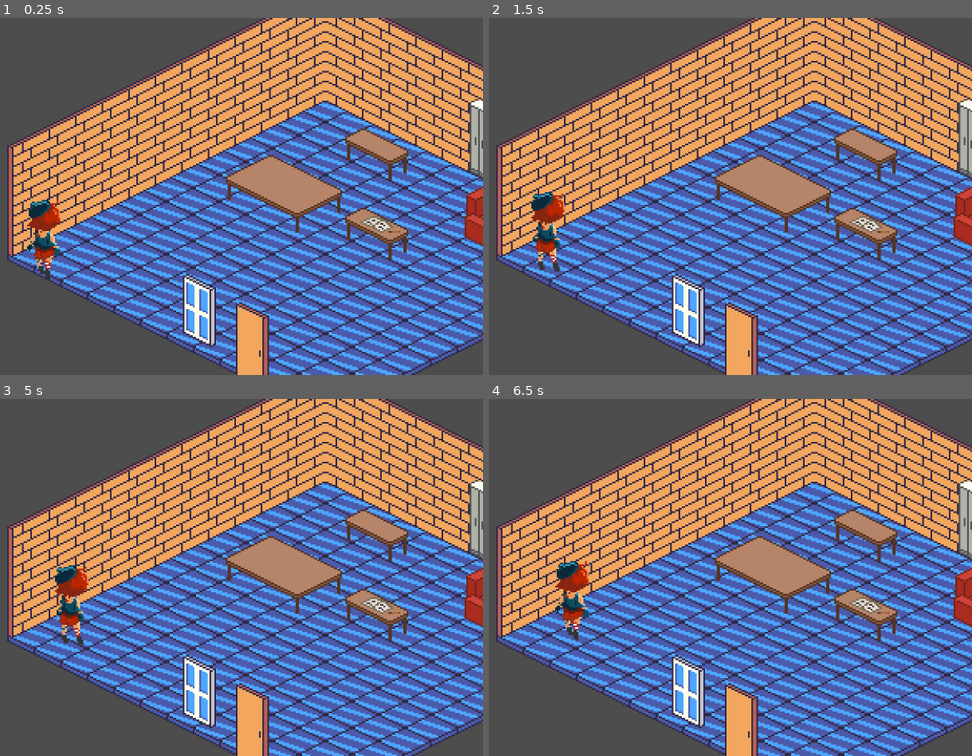
Above: before the commit, frames 1-4 (two rows, left to right).
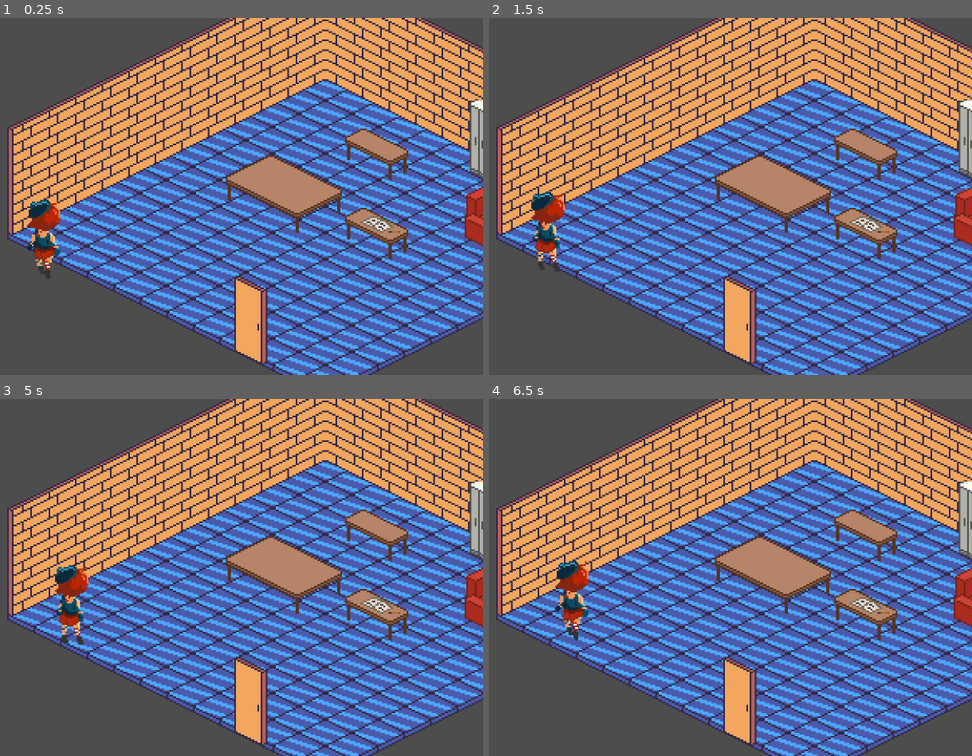
Above: after the commit, the same moments.

Repository: franco594/ProyectoTamaGame
Game: Godot game, scene res://Scenes/Mapa 1 - Entrada.tscn
Two runs of this game, one before a commit and one after it. Both use one fixed random seed, a clock stepped at 60 frames per second and the inputs below.
Inputs:
- Up to frame 1 (0.25 s): no input
- Up to frame 2 (1.5 s): tap Enter at 1.25 s
- Up to frame 3 (5 s): tap Space at 2, 3.5 s; tap Enter at 2.75, 4.25 s
- Up to frame 4 (6.5 s): tap Space at 5.75 s

The runs differ from the first frame. In frame 1, 51% of the frame differs, in the area x 1-100%, y 0-100%; in frame 2, 51%; in frame 3, 51%; in frame 4, 51%.

Commit message:
Arreglando Tilesets

Diff:
--- a/tgp/Scenes/Mapa 1 - Entrada.tscn
+++ b/tgp/Scenes/Mapa 1 - Entrada.tscn
@@ -1,8 +1,7 @@
-[gd_scene load_steps=21 format=4 uid="uid://b1r5hy2a1om5f"]
-
-[ext_resource type="Texture2D" uid="uid://dga547of087h6" path="res://Resources/Casa/TileSet.png" id="1_kwa2v"]
+[gd_scene load_steps=20 format=4 uid="uid://b1r5hy2a1om5f"]
+
+[ext_resource type="Texture2D" uid="uid://dga547of087h6" path="res://Resources/Casa/TileSetCasa.png" id="1_kwa2v"]
 [ext_resource type="Texture2D" uid="uid://ejfc0mi486q4" path="res://Resources/Objetos/TileSetObjects1tile.png" id="3_iwsse"]
-[ext_resource type="Texture2D" uid="uid://dt5mu5og2o6r0" path="res://Resources/Casa/TileSet2.png" id="3_t6hly"]
 [ext_resource type="Texture2D" uid="uid://doji3isbl7jhi" path="res://Resources/Objetos/TileSetObjects2tileH.png" id="4_be64l"]
 [ext_resource type="Texture2D" uid="uid://vars0r6r8sw1" path="res://Resources/Objetos/TileSetObjects2tileV.png" id="5_kn0yj"]
 [ext_resource type="Texture2D" uid="uid://4sf3abv1s8b5" path="res://Resources/Objetos/TileSetObjects4tile.png" id="6_2m5gc"]
@@ -371,37 +370,24 @@
 tile_size = Vector2i(32, 16)
 sources/0 = SubResource("TileSetAtlasSource_c85mw")
 
-[sub_resource type="TileSetAtlasSource" id="TileSetAtlasSource_v2xam"]
-texture = ExtResource("3_t6hly")
+[sub_resource type="TileSetAtlasSource" id="TileSetAtlasSource_ijpbq"]
+texture = ExtResource("1_kwa2v")
 texture_region_size = Vector2i(32, 64)
-0:0/0 = 0
-0:0/0/z_index = 2
-1:0/0 = 0
-1:0/0/z_index = 2
-2:0/0 = 0
-2:0/0/z_index = 2
-3:0/0 = 0
-3:0/0/z_index = 2
-0:1/0 = 0
-0:1/0/z_index = 2
-1:1/0 = 0
-1:1/0/z_index = 2
-2:1/0 = 0
-2:1/0/z_index = 2
-3:1/0 = 0
-3:1/0/z_index = 2
-0:2/0 = 0
-1:2/0 = 0
-2:2/0 = 0
-3:2/0 = 0
-0:3/0 = 0
-1:3/0 = 0
-2:3/0 = 0
-3:3/0 = 0
-3:4/0 = 0
-3:5/0 = 0
-3:6/0 = 0
-3:7/0 = 0
+8:0/0 = 0
+8:0/0/texture_origin = Vector2i(0, -8)
+8:0/0/z_index = 4
+9:0/0 = 0
+9:0/0/texture_origin = Vector2i(0, -8)
+9:0/0/z_index = 4
+10:0/0 = 0
+10:0/0/texture_origin = Vector2i(0, -8)
+10:0/0/z_index = 4
+11:0/0 = 0
+11:0/0/texture_origin = Vector2i(0, -8)
+11:0/0/z_index = 4
+12:0/0 = 0
+12:0/0/texture_origin = Vector2i(0, -8)
+12:0/0/z_index = 4
 
 [sub_resource type="TileSetAtlasSource" id="TileSetAtlasSource_y4fso"]
 texture = ExtResource("3_iwsse")
@@ -688,12 +674,12 @@
 tile_shape = 1
 tile_layout = 5
 tile_size = Vector2i(32, 16)
-sources/2 = SubResource("TileSetAtlasSource_v2xam")
 sources/3 = SubResource("TileSetAtlasSource_y4fso")
 sources/4 = SubResource("TileSetAtlasSource_olpr5")
 sources/5 = SubResource("TileSetAtlasSource_hbjpi")
 sources/6 = SubResource("TileSetAtlasSource_knt2e")
 sources/7 = SubResource("TileSetAtlasSource_73poy")
+sources/0 = SubResource("TileSetAtlasSource_ijpbq")
 
 [sub_resource type="NavigationPolygon" id="NavigationPolygon_c85mw"]
 vertices = PackedVector2Array(398.211, 48.1563, 209.063, 147.656, 23.6328, 47.3203, 210.977, -46.7891)
@@ -709,7 +695,7 @@
 tile_set = SubResource("TileSet_6kdt8")
 
 [node name="Objetos" type="TileMapLayer" parent="."]
-tile_map_data = PackedByteArray("AAAEAPT/AwAIAAIAAAAFAPb/AwAKAAIAAAAGAPb/AwAKAAIAAAAGAPj/BAAAAAAAAAAHAPX/BQAAAAAAAAAKAPf/BgABAAAAAAAFAPv/BwABAAAAAAAJAPv/BAABAAAAAAALAAIAAgAAAAAAABAJAAIAAgADAAEAABA=")
+tile_map_data = PackedByteArray("AAAEAPT/AwAIAAIAAAAFAPb/AwAKAAIAAAAGAPb/AwAKAAIAAAAGAPj/BAAAAAAAAAAHAPX/BQAAAAAAAAAKAPf/BgABAAAAAAAFAPv/BwABAAAAAAAJAPv/BAABAAAAAAAJAAAAAAAIAAAAABA=")
 tile_set = SubResource("TileSet_v2xam")
 
 [node name="CharacterBody2D" parent="." instance=ExtResource("8_c85mw")]
--- a/tgp/Scenes/MapaEntradaPrueba.tscn
+++ b/tgp/Scenes/MapaEntradaPrueba.tscn
@@ -1,28 +1,35 @@
-[gd_scene load_steps=20 format=4 uid="uid://b3se7tem7tbpe"]
-
-[ext_resource type="Texture2D" uid="uid://dga547of087h6" path="res://Resources/Casa/TileSet.png" id="1_442ie"]
+[gd_scene load_steps=19 format=4 uid="uid://b3se7tem7tbpe"]
+
+[ext_resource type="Texture2D" uid="uid://dga547of087h6" path="res://Resources/Casa/TileSetCasa.png" id="1_442ie"]
 [ext_resource type="Texture2D" uid="uid://ejfc0mi486q4" path="res://Resources/Objetos/TileSetObjects1tile.png" id="2_6kf5p"]
 [ext_resource type="Texture2D" uid="uid://doji3isbl7jhi" path="res://Resources/Objetos/TileSetObjects2tileH.png" id="3_uoubr"]
 [ext_resource type="Texture2D" uid="uid://vars0r6r8sw1" path="res://Resources/Objetos/TileSetObjects2tileV.png" id="4_s2skx"]
 [ext_resource type="Texture2D" uid="uid://4sf3abv1s8b5" path="res://Resources/Objetos/TileSetObjects4tile.png" id="5_42jwc"]
 [ext_resource type="Texture2D" uid="uid://iy6jrota8k7j" path="res://Resources/Objetos/TileSetObjects6tile.png" id="6_3bljh"]
-[ext_resource type="Texture2D" uid="uid://dt5mu5og2o6r0" path="res://Resources/Casa/TileSet2.png" id="7_cwssl"]
 
 [sub_resource type="TileSetAtlasSource" id="TileSetAtlasSource_r5ch7"]
 texture = ExtResource("1_442ie")
 texture_region_size = Vector2i(32, 32)
 0:0/0 = 0
+0:0/0/texture_origin = Vector2i(0, -8)
 1:0/0 = 0
+1:0/0/texture_origin = Vector2i(0, -8)
 2:0/0 = 0
+2:0/0/texture_origin = Vector2i(0, -8)
 3:0/0 = 0
+3:0/0/texture_origin = Vector2i(0, -8)
 4:0/0 = 0
 5:0/0 = 0
 6:0/0 = 0
 7:0/0 = 0
 0:1/0 = 0
+0:1/0/texture_origin = Vector2i(0, -8)
 1:1/0 = 0
+1:1/0/texture_origin = Vector2i(0, -8)
 2:1/0 = 0
+2:1/0/texture_origin = Vector2i(0, -8)
 3:1/0 = 0
+3:1/0/texture_origin = Vector2i(0, -8)
 4:1/0 = 0
 5:1/0 = 0
 6:1/0 = 0
@@ -152,116 +159,172 @@
 texture = ExtResource("1_442ie")
 texture_region_size = Vector2i(32, 32)
 4:0/0 = 0
+4:0/0/texture_origin = Vector2i(0, -8)
 4:0/0/z_index = 3
 5:0/0 = 0
+5:0/0/texture_origin = Vector2i(0, -8)
 5:0/0/z_index = 3
 6:0/0 = 0
+6:0/0/texture_origin = Vector2i(0, -8)
 6:0/0/z_index = 3
 7:0/0 = 0
+7:0/0/texture_origin = Vector2i(0, -8)
 7:0/0/z_index = 3
 4:1/0 = 0
+4:1/0/texture_origin = Vector2i(0, -8)
 4:1/0/z_index = 2
 5:1/0 = 0
+5:1/0/texture_origin = Vector2i(0, -8)
 5:1/0/z_index = 2
 6:1/0 = 0
+6:1/0/texture_origin = Vector2i(0, -8)
 6:1/0/z_index = 2
 7:1/0 = 0
+7:1/0/texture_origin = Vector2i(0, -8)
 7:1/0/z_index = 2
 0:2/0 = 0
+0:2/0/texture_origin = Vector2i(0, -8)
 0:2/0/z_index = 3
 1:2/0 = 0
+1:2/0/texture_origin = Vector2i(0, -8)
 1:2/0/z_index = 3
 2:2/0 = 0
+2:2/0/texture_origin = Vector2i(0, -8)
 2:2/0/z_index = 3
 3:2/0 = 0
+3:2/0/texture_origin = Vector2i(0, -8)
 3:2/0/z_index = 3
 4:2/0 = 0
+4:2/0/texture_origin = Vector2i(0, -8)
 4:2/0/z_index = 1
 5:2/0 = 0
+5:2/0/texture_origin = Vector2i(0, -8)
 5:2/0/z_index = 1
 6:2/0 = 0
+6:2/0/texture_origin = Vector2i(0, -8)
 6:2/0/z_index = 1
 7:2/0 = 0
+7:2/0/texture_origin = Vector2i(0, -8)
 7:2/0/z_index = 1
 0:3/0 = 0
+0:3/0/texture_origin = Vector2i(0, -8)
 0:3/0/z_index = 2
 1:3/0 = 0
+1:3/0/texture_origin = Vector2i(0, -8)
 1:3/0/z_index = 2
 2:3/0 = 0
+2:3/0/texture_origin = Vector2i(0, -8)
 2:3/0/z_index = 2
 3:3/0 = 0
+3:3/0/texture_origin = Vector2i(0, -8)
 3:3/0/z_index = 2
 4:3/0 = 0
+4:3/0/texture_origin = Vector2i(0, -8)
 4:3/0/z_index = 3
 5:3/0 = 0
+5:3/0/texture_origin = Vector2i(0, -8)
 5:3/0/z_index = 3
 6:3/0 = 0
+6:3/0/texture_origin = Vector2i(0, -8)
 6:3/0/z_index = 3
 7:3/0 = 0
+7:3/0/texture_origin = Vector2i(0, -8)
 7:3/0/z_index = 3
 0:4/0 = 0
+0:4/0/texture_origin = Vector2i(0, -8)
 0:4/0/z_index = 1
 1:4/0 = 0
+1:4/0/texture_origin = Vector2i(0, -8)
 1:4/0/z_index = 1
 2:4/0 = 0
+2:4/0/texture_origin = Vector2i(0, -8)
 2:4/0/z_index = 1
 3:4/0 = 0
+3:4/0/texture_origin = Vector2i(0, -8)
 3:4/0/z_index = 1
 4:4/0 = 0
+4:4/0/texture_origin = Vector2i(0, -8)
 4:4/0/z_index = 2
 5:4/0 = 0
+5:4/0/texture_origin = Vector2i(0, -8)
 5:4/0/z_index = 2
 6:4/0 = 0
+6:4/0/texture_origin = Vector2i(0, -8)
 6:4/0/z_index = 2
 7:4/0 = 0
+7:4/0/texture_origin = Vector2i(0, -8)
 7:4/0/z_index = 2
 0:5/0 = 0
+0:5/0/texture_origin = Vector2i(0, -8)
 0:5/0/z_index = 3
 1:5/0 = 0
+1:5/0/texture_origin = Vector2i(0, -8)
 1:5/0/z_index = 3
 2:5/0 = 0
+2:5/0/texture_origin = Vector2i(0, -8)
 2:5/0/z_index = 3
 3:5/0 = 0
+3:5/0/texture_origin = Vector2i(0, -8)
 3:5/0/z_index = 3
 4:5/0 = 0
+4:5/0/texture_origin = Vector2i(0, -8)
 4:5/0/z_index = 1
 5:5/0 = 0
+5:5/0/texture_origin = Vector2i(0, -8)
 5:5/0/z_index = 1
 6:5/0 = 0
+6:5/0/texture_origin = Vector2i(0, -8)
 6:5/0/z_index = 1
 7:5/0 = 0
+7:5/0/texture_origin = Vector2i(0, -8)
 7:5/0/z_index = 1
 0:6/0 = 0
+0:6/0/texture_origin = Vector2i(0, -8)
 0:6/0/z_index = 2
 1:6/0 = 0
+1:6/0/texture_origin = Vector2i(0, -8)
 1:6/0/z_index = 2
 2:6/0 = 0
+2:6/0/texture_origin = Vector2i(0, -8)
 2:6/0/z_index = 2
 3:6/0 = 0
+3:6/0/texture_origin = Vector2i(0, -8)
 3:6/0/z_index = 2
 4:6/0 = 0
+4:6/0/texture_origin = Vector2i(0, -8)
 4:6/0/z_index = 2
 5:6/0 = 0
+5:6/0/texture_origin = Vector2i(0, -8)
 5:6/0/z_index = 2
 6:6/0 = 0
+6:6/0/texture_origin = Vector2i(0, -8)
 6:6/0/z_index = 2
 7:6/0 = 0
+7:6/0/texture_origin = Vector2i(0, -8)
 7:6/0/z_index = 2
 0:7/0 = 0
+0:7/0/texture_origin = Vector2i(0, -8)
 0:7/0/z_index = 1
 1:7/0 = 0
+1:7/0/texture_origin = Vector2i(0, -8)
 1:7/0/z_index = 1
 2:7/0 = 0
+2:7/0/texture_origin = Vector2i(0, -8)
 2:7/0/z_index = 1
 3:7/0 = 0
+3:7/0/texture_origin = Vector2i(0, -8)
 3:7/0/z_index = 1
 4:7/0 = 0
+4:7/0/texture_origin = Vector2i(0, -8)
 4:7/0/z_index = 1
 5:7/0 = 0
+5:7/0/texture_origin = Vector2i(0, -8)
 5:7/0/z_index = 1
 6:7/0 = 0
+6:7/0/texture_origin = Vector2i(0, -8)
 6:7/0/z_index = 1
 7:7/0 = 0
+7:7/0/texture_origin = Vector2i(0, -8)
 7:7/0/z_index = 1
 0:8/0 = 0
 1:8/0 = 0
@@ -330,12 +393,16 @@
 8:15/0 = 0
 9:15/0 = 0
 8:7/0 = 0
+8:7/0/texture_origin = Vector2i(0, -8)
 8:7/0/z_index = 1
 8:6/0 = 0
+8:6/0/texture_origin = Vector2i(0, -8)
 8:6/0/z_index = 2
 9:7/0 = 0
+9:7/0/texture_origin = Vector2i(0, -8)
 9:7/0/z_index = 1
 9:6/0 = 0
+9:6/0/texture_origin = Vector2i(0, -8)
 9:6/0/z_index = 2
 
 [sub_resource type="TileSet" id="TileSet_uoubr"]
@@ -344,85 +411,166 @@
 tile_size = Vector2i(32, 16)
 sources/0 = SubResource("TileSetAtlasSource_6kf5p")
 
+[sub_resource type="TileSetAtlasSource" id="TileSetAtlasSource_5wd6l"]
+texture = ExtResource("1_442ie")
+texture_region_size = Vector2i(32, 64)
+8:0/0 = 0
+8:0/0/texture_origin = Vector2i(0, -4)
+8:0/0/z_index = 4
+9:0/0 = 0
+9:0/0/texture_origin = Vector2i(0, -4)
+9:0/0/z_index = 4
+10:0/0 = 0
+10:0/0/texture_origin = Vector2i(0, -4)
+10:0/0/z_index = 4
+11:0/0 = 0
+11:0/0/texture_origin = Vector2i(0, -4)
+11:0/0/z_index = 4
+12:0/0 = 0
+12:0/0/texture_origin = Vector2i(0, -4)
+12:0/0/z_index = 4
+
+[sub_resource type="TileSet" id="TileSet_pwuno"]
+tile_shape = 1
+tile_layout = 5
+tile_size = Vector2i(32, 16)
+sources/1 = SubResource("TileSetAtlasSource_5wd6l")
+
 [sub_resource type="TileSetAtlasSource" id="TileSetAtlasSource_0asgj"]
 texture = ExtResource("2_6kf5p")
 texture_region_size = Vector2i(32, 32)
 0:0/0 = 0
+0:0/0/texture_origin = Vector2i(0, 4)
+0:0/0/z_index = 4
 1:0/0 = 0
+1:0/0/texture_origin = Vector2i(0, 4)
+1:0/0/z_index = 4
 2:0/0 = 0
+2:0/0/texture_origin = Vector2i(0, 4)
+2:0/0/z_index = 4
 3:0/0 = 0
+3:0/0/texture_origin = Vector2i(0, 4)
+3:0/0/z_index = 4
 4:0/0 = 0
+4:0/0/texture_origin = Vector2i(0, 4)
+4:0/0/z_index = 4
 5:0/0 = 0
+5:0/0/texture_origin = Vector2i(0, 4)
+5:0/0/z_index = 4
 0:1/0 = 0
+0:1/0/texture_origin = Vector2i(0, 4)
+0:1/0/z_index = 4
 1:1/0 = 0
+1:1/0/texture_origin = Vector2i(0, 4)
+1:1/0/z_index = 4
 2:1/0 = 0
+2:1/0/texture_origin = Vector2i(0, 4)
+2:1/0/z_index = 4
 3:1/0 = 0
+3:1/0/texture_origin = Vector2i(0, 4)
+3:1/0/z_index = 4
+0:2/0 = 0
+0:2/0/texture_origin = Vector2i(0, 4)
+0:2/0/z_index = 4
+0:3/0 = 0
+0:3/0/texture_origin = Vector2i(0, 4)
+0:3/0/z_index = 4
+1:3/0 = 0
+1:3/0/texture_origin = Vector2i(0, 4)
+1:3/0/z_index = 4
+2:3/0 = 0
+2:3/0/texture_origin = Vector2i(0, 4)
+2:3/0/z_index = 4
+3:3/0 = 0
+3:3/0/texture_origin = Vector2i(0, 4)
+3:3/0/z_index = 4
+0:4/0 = 0
+0:4/0/texture_origin = Vector2i(0, 4)
+0:4/0/z_index = 4
+2:4/0 = 0
+2:4/0/texture_origin = Vector2i(0, 4)
+2:4/0/z_index = 4
+3:4/0 = 0
+3:4/0/texture_origin = Vector2i(0, 4)
+3:4/0/z_index = 4
+4:4/0 = 0
+4:4/0/texture_origin = Vector2i(0, 4)
+4:4/0/z_index = 4
+5:4/0 = 0
+5:4/0/texture_origin = Vector2i(0, 4)
+5:4/0/z_index = 4
+6:4/0 = 0
+6:4/0/texture_origin = Vector2i(0, 4)
+6:4/0/z_index = 4
+1:5/0 = 0
+1:5/0/texture_origin = Vector2i(0, 4)
+1:5/0/z_index = 4
+2:5/0 = 0
+2:5/0/texture_origin = Vector2i(0, 4)
+2:5/0/z_index = 4
+3:5/0 = 0
+3:5/0/texture_origin = Vector2i(0, 4)
+3:5/0/z_index = 4
+0:6/0 = 0
+0:6/0/texture_origin = Vector2i(0, 4)
+0:6/0/z_index = 4
+0:7/0 = 0
+0:7/0/texture_origin = Vector2i(0, 4)
+0:7/0/z_index = 4
+1:7/0 = 0
+1:7/0/texture_origin = Vector2i(0, 4)
+1:7/0/z_index = 4
+6:2/0 = 0
+6:2/0/texture_origin = Vector2i(0, 4)
+6:2/0/z_index = 4
+6:3/0 = 0
+6:3/0/texture_origin = Vector2i(0, 4)
+6:3/0/z_index = 4
+5:3/0 = 0
+5:3/0/texture_origin = Vector2i(0, 4)
+5:3/0/z_index = 4
+5:2/0 = 0
+5:2/0/texture_origin = Vector2i(0, 4)
+5:2/0/z_index = 4
+4:3/0 = 0
+4:3/0/texture_origin = Vector2i(0, 4)
+4:3/0/z_index = 4
+4:2/0 = 0
+4:2/0/texture_origin = Vector2i(0, 4)
+4:2/0/z_index = 4
+3:2/0 = 0
+3:2/0/texture_origin = Vector2i(0, 4)
+3:2/0/z_index = 4
+2:2/0 = 0
+2:2/0/texture_origin = Vector2i(0, 4)
+2:2/0/z_index = 4
+1:2/0 = 0
+1:2/0/texture_origin = Vector2i(0, 4)
+1:2/0/z_index = 4
+1:4/0 = 0
+1:4/0/texture_origin = Vector2i(0, 4)
+1:4/0/z_index = 4
+1:6/0 = 0
+1:6/0/texture_origin = Vector2i(0, 4)
+1:6/0/z_index = 4
+6:0/0 = 0
+6:0/0/texture_origin = Vector2i(0, 4)
+6:0/0/z_index = 4
+7:0/0 = 0
+7:0/0/texture_origin = Vector2i(0, 4)
+7:0/0/z_index = 4
 4:1/0 = 0
+4:1/0/texture_origin = Vector2i(0, 4)
+4:1/0/z_index = 4
 5:1/0 = 0
-0:2/0 = 0
-8:2/0 = 0
-10:2/0 = 0
-0:3/0 = 0
-1:3/0 = 0
-2:3/0 = 0
-3:3/0 = 0
-8:3/0 = 0
-10:3/0 = 0
-0:4/0 = 0
-2:4/0 = 0
-3:4/0 = 0
-4:4/0 = 0
-5:4/0 = 0
-6:4/0 = 0
-8:4/0 = 0
-10:4/0 = 0
-0:5/0 = 0
-1:5/0 = 0
-2:5/0 = 0
-3:5/0 = 0
-4:5/0 = 0
-5:5/0 = 0
-6:5/0 = 0
-8:5/0 = 0
-10:5/0 = 0
-0:6/0 = 0
-3:6/0 = 0
-4:6/0 = 0
-0:7/0 = 0
-1:7/0 = 0
-2:7/0 = 0
-3:7/0 = 0
-4:7/0 = 0
-1:8/0 = 0
-1:9/0 = 0
-1:10/0 = 0
-2:10/0 = 0
-3:10/0 = 0
-12:10/0 = 0
-1:11/0 = 0
-2:11/0 = 0
-3:11/0 = 0
-12:11/0 = 0
-0:12/0 = 0
-7:12/0 = 0
-0:13/0 = 0
-7:13/0 = 0
-0:14/0 = 0
-7:14/0 = 0
-0:15/0 = 0
-7:15/0 = 0
+5:1/0/texture_origin = Vector2i(0, 4)
+5:1/0/z_index = 4
 6:1/0 = 0
-6:2/0 = 0
-6:3/0 = 0
-5:3/0 = 0
-5:2/0 = 0
-4:3/0 = 0
-4:2/0 = 0
-3:2/0 = 0
-2:2/0 = 0
-1:2/0 = 0
-1:4/0 = 0
-1:6/0 = 0
+6:1/0/texture_origin = Vector2i(0, 4)
+6:1/0/z_index = 4
+7:1/0 = 0
+7:1/0/texture_origin = Vector2i(0, 4)
+7:1/0/z_index = 4
 
 [sub_resource type="TileSetAtlasSource" id="TileSetAtlasSource_yy2m0"]
 texture = ExtResource("3_uoubr")
@@ -580,64 +728,7 @@
 sources/3 = SubResource("TileSetAtlasSource_qwhb6")
 sources/4 = SubResource("TileSetAtlasSource_v10c1")
 
-[sub_resource type="TileSetAtlasSource" id="TileSetAtlasSource_wqxc7"]
-texture = ExtResource("7_cwssl")
-texture_region_size = Vector2i(32, 64)
-0:0/0 = 0
-0:0/0/z_index = 2
-1:0/0 = 0
-1:0/0/z_index = 2
-2:0/0 = 0
-2:0/0/z_index = 2
-3:0/0 = 0
-3:0/0/z_index = 2
-4:0/0 = 0
-5:0/0 = 0
-6:0/0 = 0
-7:0/0 = 0
-0:1/0 = 0
-0:1/0/z_index = 2
-1:1/0 = 0
-1:1/0/z_index = 2
-2:1/0 = 0
-2:1/0/z_index = 2
-3:1/0 = 0
-3:1/0/z_index = 2
-4:1/0 = 0
-5:1/0 = 0
-6:1/0 = 0
-7:1/0 = 0
-0:2/0 = 0
-1:2/0 = 0
-2:2/0 = 0
-3:2/0 = 0
-4:2/0 = 0
-5:2/0 = 0
-6:2/0 = 0
-7:2/0 = 0
-0:3/0 = 0
-1:3/0 = 0
-2:3/0 = 0
-3:3/0 = 0
-4:3/0 = 0
-5:3/0 = 0
-6:3/0 = 0
-7:3/0 = 0
-6:4/0 = 0
-7:4/0 = 0
-6:5/0 = 0
-7:5/0 = 0
-6:6/0 = 0
-7:6/0 = 0
-6:7/0 = 0
-
-[sub_resource type="TileSet" id="TileSet_pwuno"]
-tile_shape = 1
-tile_layout = 5
-tile_size = Vector2i(32, 16)
-sources/0 = SubResource("TileSetAtlasSource_wqxc7")
-
-[node name="TileMapLayer" type="TileMapLayer"]
+[node name="Floor" type="TileMapLayer"]
 tile_map_data = PackedByteArray("AAABAAAAAAACAAEAAAACAAAAAAACAAEAAAADAAAAAAACAAEAAAAEAAAAAAACAAEAAAAFAAAAAAACAAEAAAAGAA …(496 unchanged characters)…
 tile_set = SubResource("TileSet_wwmh0")
 
@@ -645,10 +736,10 @@
 tile_map_data = PackedByteArray("AAABAAAAAAAAAAQAAAABAP//AAAAAAQAAAABAP7/AAAAAAQAAAABAP3/AAAAAAQAAAABAPz/AAAAAAQAAAABAP …(448 unchanged characters)…
 tile_set = SubResource("TileSet_uoubr")
 
+[node name="Puertas" type="TileMapLayer" parent="."]
+tile_map_data = PackedByteArray("AAADAP//AQAKAAAAABADAPn/AQAKAAAAABA=")
+tile_set = SubResource("TileSet_pwuno")
+
 [node name="Objetos" type="TileMapLayer" parent="."]
-tile_map_data = PackedByteArray("AAABAPv/AgACAAAAAAAAAPz/AwABAAAAAAAFAAAAAQACAAIAABABAAAAAAAAAAAAAAA=")
+tile_map_data = PackedByteArray("AAABAPv/AAAGAAAAABAGAPv/AAAHAAEAAAABAAAAAAAHAAEAAAACAPv/AAAEAAEAAAADAPv/AAAGAAEAAAA=")
 tile_set = SubResource("TileSet_ao78g")
-
-[node name="Puertas" type="TileMapLayer" parent="."]
-tile_map_data = PackedByteArray("AAAEAAAAAAAAAAAAABAEAPr/AAAAAAAAABACAAAAAAADAAEAABA=")
-tile_set = SubResource("TileSet_pwuno")
Binary file removed: tgp/Resources/Casa/TileSet.png
Binary file removed: tgp/Resources/Casa/TileSet2.png
Binary file added: tgp/Resources/Casa/TileSetCasa.png
Not shown, changed: tgp/Resources/Casa/TileSetCasa.png.import
Binary file added: tgp/Resources/Objetos/TileSet.png
Not shown, changed: tgp/Resources/Objetos/TileSet.png.import
Binary file changed: tgp/Resources/Objetos/TileSetObjects1tile.png
